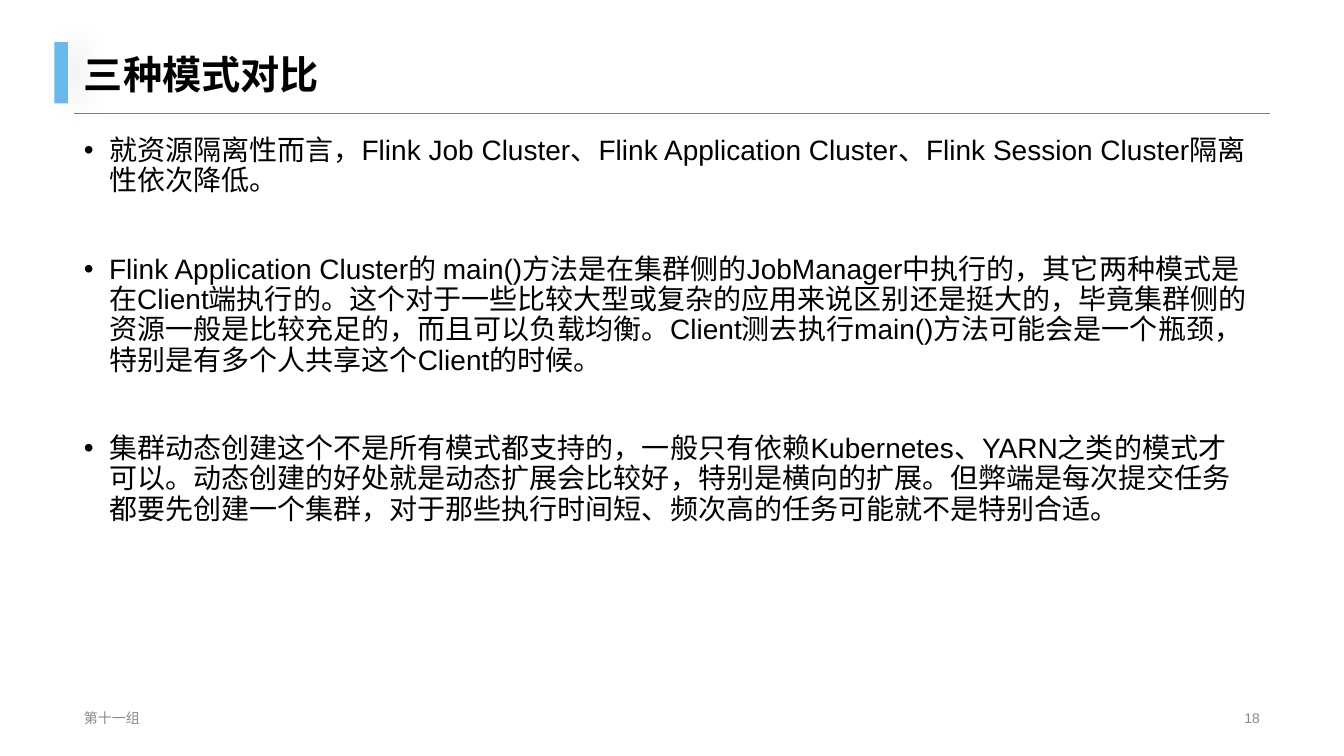
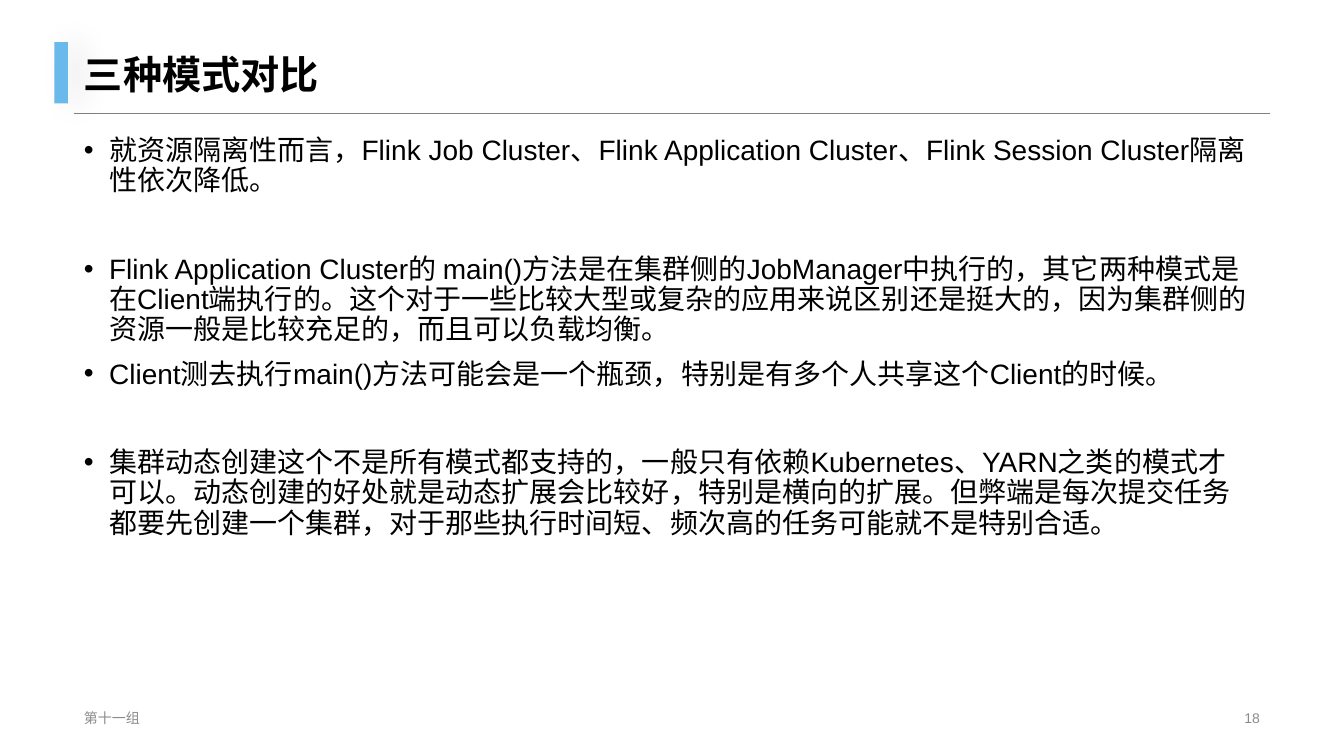
Before and after one commit to mongo-lab/cloud-research, a slide deck: slide 18 of 汇报ppt/项目周汇报-11组-第四次.pptx. Drawn at 1344x756 pixels with LibreOffice and Linux fonts; fonts in the diff are those of the drawing; background and template pictures are left out. Boxes give left, top, right and bottom in pixels: in the first picture for what was removed or moved away, otherwise in the second. Text is boxed around its words. In the diff, an @@ line names an element or a change of style, - is before the commit and + after.

```diff
--- a/汇报ppt/项目周汇报-11组-第四次.pptx
+++ b/汇报ppt/项目周汇报-11组-第四次.pptx
@@ text at (109,257,1246,389): text changed @@
-• Flink Application Cluster的 main()方法是在集群侧的JobManager中执行的，其它两种模式是在Client端执行的。这个对于一些比较大型或复杂的应用来说区别还是挺大的，毕竟集群侧的资源一般是比较充足的，而且可以负载均衡。Client测去执行main()方法可能会是一个瓶颈，特别是有多个人共享这个Client的时候。
+• Flink Application Cluster的 main()方法是在集群侧的JobManager中执行的，其它两种模式是在Client端执行的。这个对于一些比较大型或复杂的应用来说区别还是挺大的，因为集群侧的资源一般是比较充足的，而且可以负载均衡。
+• Client测去执行main()方法可能会是一个瓶颈，特别是有多个人共享这个Client的时候。
```
Also in this commit, not shown: 4 other slides changed, 18 other files.
